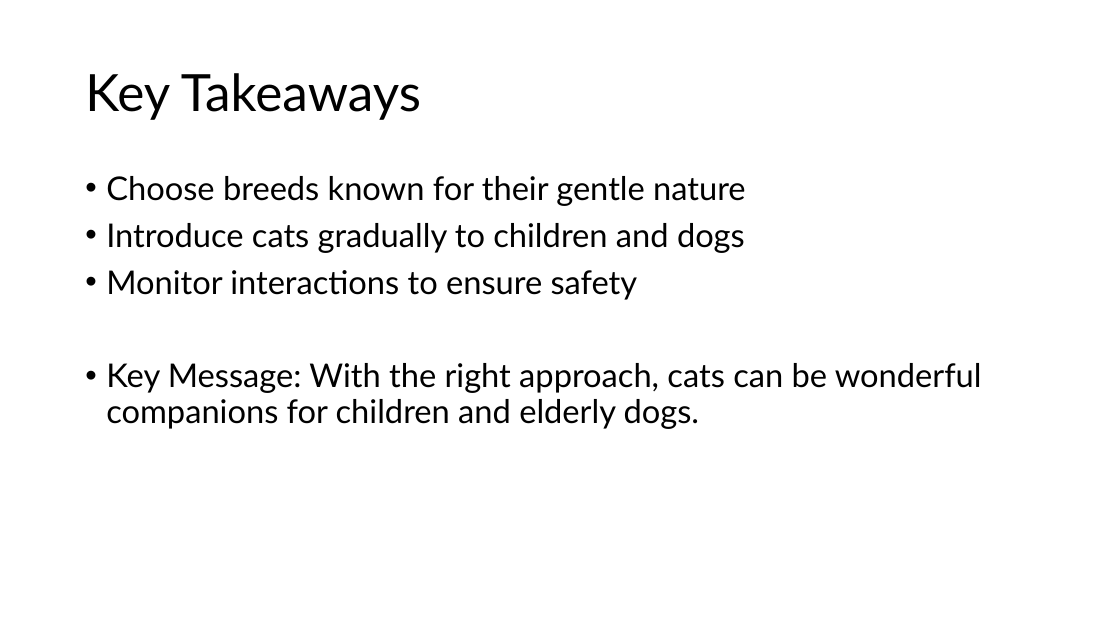
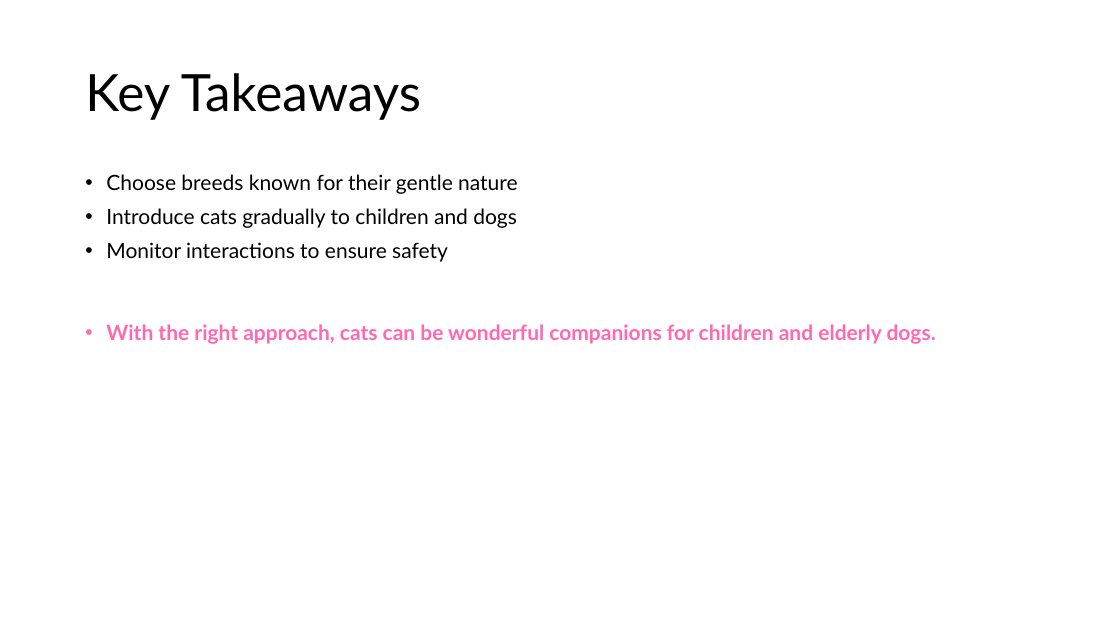
Before and after one commit to drubaga/SlideAI, a slide deck: slide 10 of output/Cats:_Companions_for_Children_and_Elderly_Dogs.pptx. Drawn at 1120x630 pixels with LibreOffice and Linux fonts; fonts in the diff are those of the drawing. Boxes give left, top, right and bottom in pixels: in the first picture for what was removed or moved away, otherwise in the second. Text is boxed around its words. In the diff, an @@ line names an element or a change of style, - is before the commit and + after.

Commit message:
feat(pptx): add intro slide with title/date, styled thank-you slide, and improved color formatting

```diff
--- a/output/Cats:_Companions_for_Children_and_Elderly_Dogs.pptx
+++ b/output/Cats:_Companions_for_Children_and_Elderly_Dogs.pptx
@@ text at [106,174,518,262]: size 28 to 18 pt in "Choose breeds known for their gentle nature", "Introduce cats gradually to children and dogs", "Monitor interactions to ensure safety" @@
@@ text at [106,324,936,344]: text changed; size 28 to 18 pt; text colour #000000 to #FF69B4; bold on @@
-• Key Message: With the right approach, cats can be wonderful companions for children and elderly dogs.
+• With the right approach, cats can be wonderful companions for children and elderly dogs.
```
Also in this commit, not shown: 10 other slides changed, 1 slide added, 1 slide removed, 4 other files.
